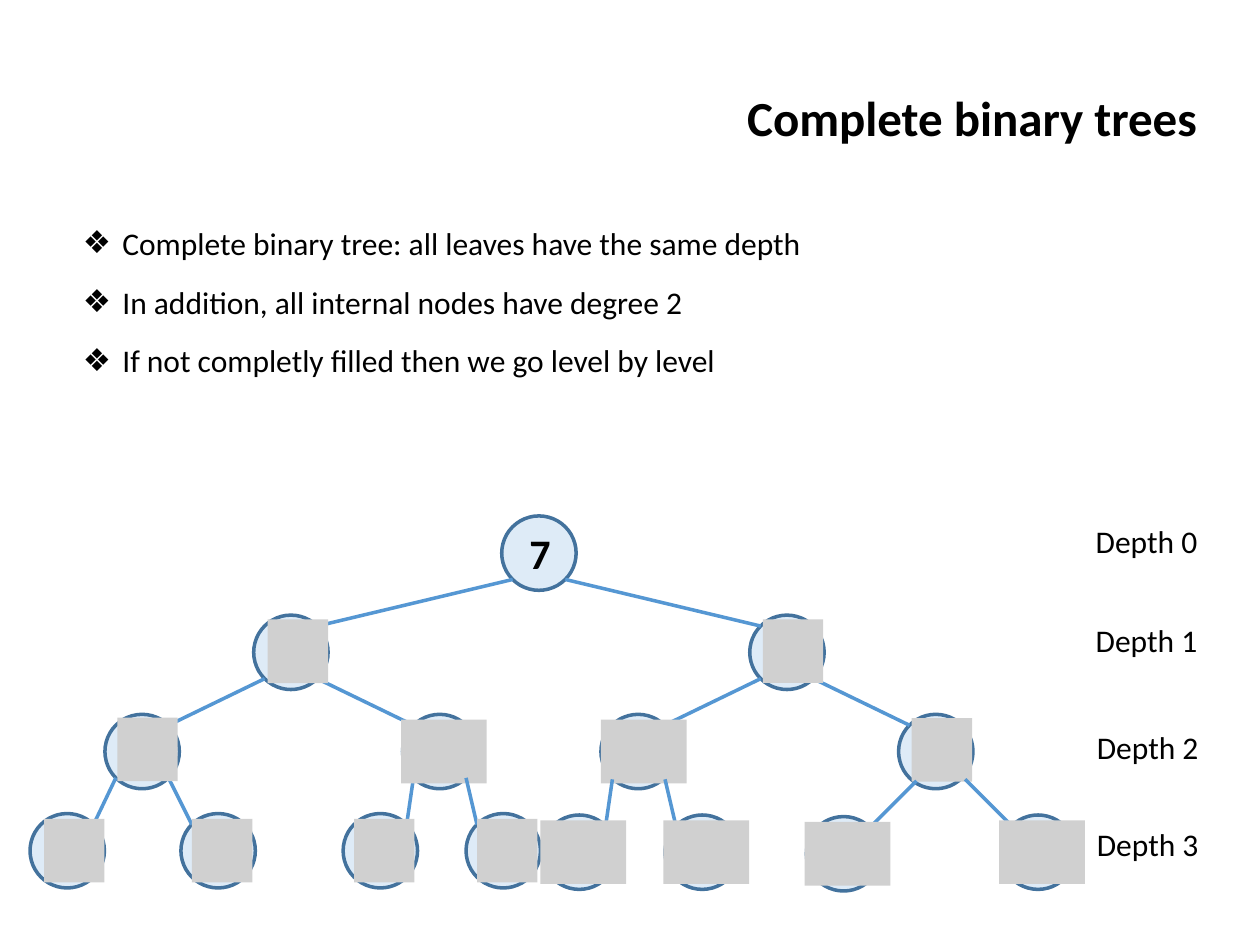
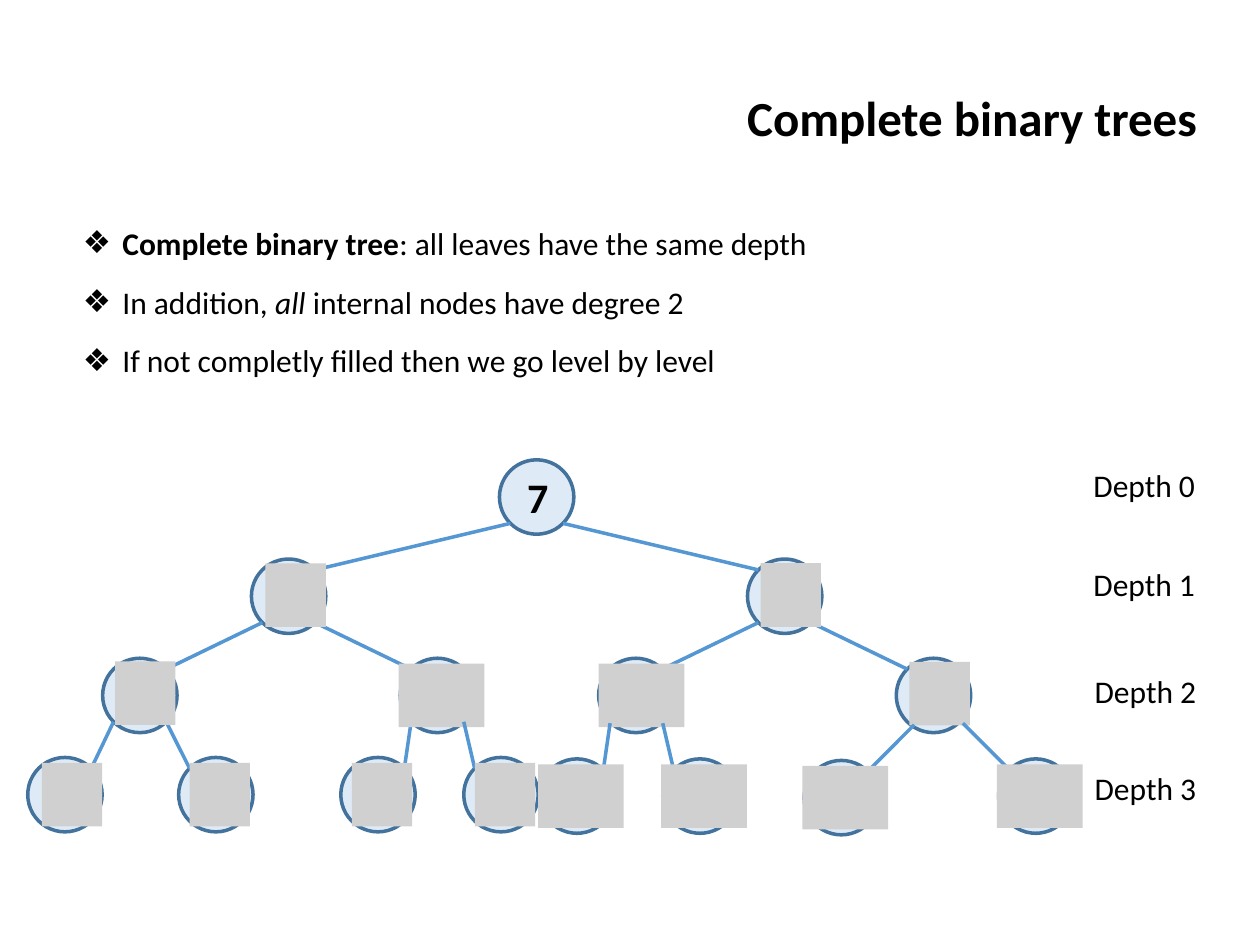
Before and after one commit to ifromm/dsa, a slide deck: slide 25 of slides/unit_6_trees.pptx. Drawn at 1260x945 pixels with LibreOffice and Linux fonts; fonts in the diff are those of the drawing; grey boxes stand for pictures; background and template pictures are left out. Boxes give left, top, right and bottom in pixels: in the first picture for what was removed or moved away, otherwise in the second. Text is boxed around its words. In the diff, an @@ line names an element or a change of style, - is before the commit and + after.

```diff
--- a/slides/unit_6_trees.pptx
+++ b/slides/unit_6_trees.pptx
@@ text at [122,233,807,320]: bold on in "Complete binary tree:"; italic on in "all" @@
@@ picture added at [266,563,326,626] @@
@@ picture added at [761,563,822,626] @@
@@ picture removed at [267,620,328,683] @@
@@ 7 lines, 5 texts, 4 ellipses: place and size @@
-7 lines, 5 texts, 4 ellipses at [105,531,1198,890]
+7 lines, 5 texts, 4 ellipses at [102,475,1196,833]
@@ picture removed at [762,620,823,683] @@
@@ picture added at [115,662,175,724] @@
@@ picture added at [398,664,484,727] @@
@@ picture added at [598,664,684,727] @@
@@ picture added at [910,662,970,724] @@
@@ picture removed at [117,717,178,780] @@
@@ picture removed at [401,719,486,782] @@
@@ picture removed at [601,719,687,782] @@
@@ picture removed at [912,718,973,781] @@
@@ 11 ellipses, 7 lines: place and size @@
-11 ellipses, 7 lines at [30,517,1075,891]
+11 ellipses, 7 lines at [28,460,1074,835]
@@ picture added at [42,762,102,825] @@
@@ picture added at [190,762,251,825] @@
@@ picture added at [352,762,412,825] @@
@@ picture added at [475,762,536,825] @@
@@ picture added at [538,765,624,828] @@
@@ picture added at [662,765,747,828] @@
@@ picture added at [803,766,888,829] @@
@@ picture added at [997,765,1082,828] @@
@@ picture removed at [44,819,105,882] @@
@@ picture removed at [192,819,252,882] @@
@@ picture removed at [354,819,415,882] @@
@@ picture removed at [478,819,538,882] @@
@@ picture removed at [541,820,626,883] @@
@@ picture removed at [663,820,748,883] @@
@@ picture removed at [805,822,891,885] @@
@@ picture removed at [999,820,1085,883] @@
```
Also in this commit, not shown: 14 other slides changed, 2 other files.
